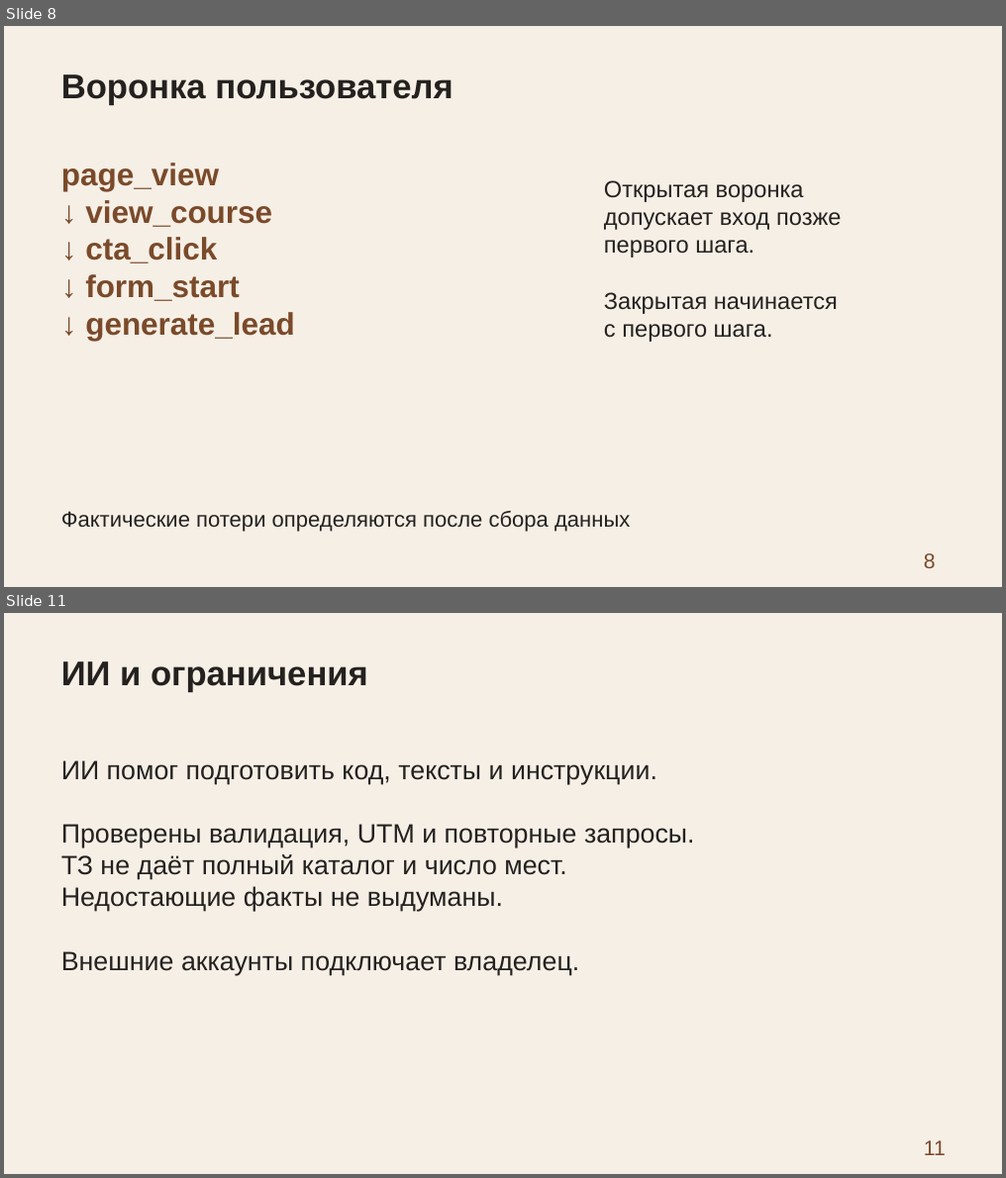
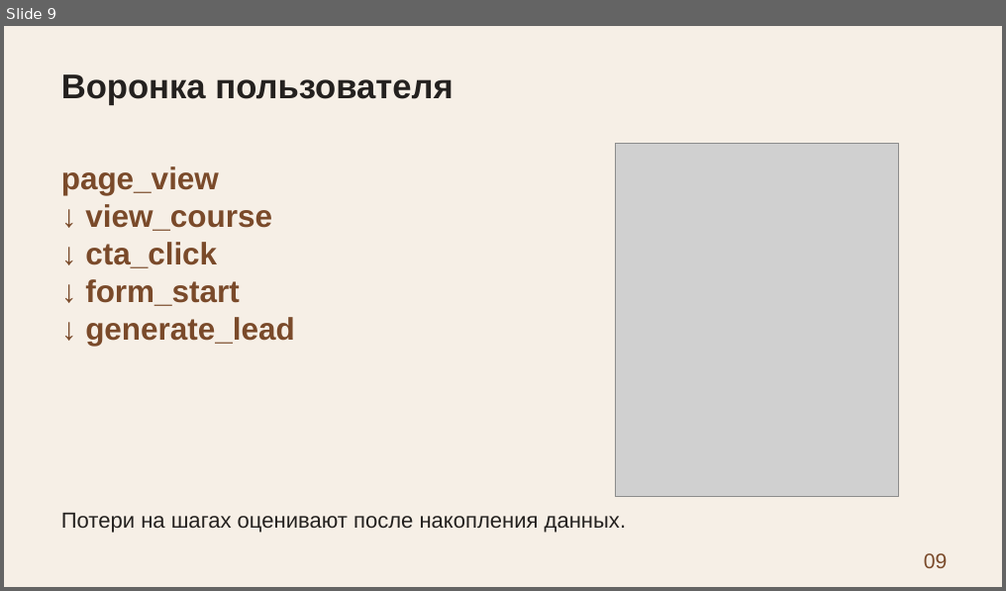
Before and after one commit to 4youmans/funnel-project, a slide deck: kursovaya_rabota/zerno7/presentation/zashchita.pptx. Shown one above the other, each under a label of ours: slides 8 and 11 before the commit, slide 9 after it; the slides between them are not shown. The pictures are 1006x1178 and 1006x591 pixels, drawn with LibreOffice and Linux fonts; fonts in the diff are those of the drawing; grey boxes stand for pictures. Boxes give left, top, right and bottom in pixels: in the first picture for what was removed or moved away, otherwise in the second. Text is boxed around its words. In the diff, an @@ line names an element or a change of style, - is before the commit and + after.

```diff
--- a/kursovaya_rabota/zerno7/presentation/zashchita.pptx
+++ b/kursovaya_rabota/zerno7/presentation/zashchita.pptx
@@ slide 11 removed at <box>4,613,1002,1174</box>, background #F6EFE6 @@
@@ text removed at <box>61,662,368,692</box> @@
-ИИ и ограничения
@@ text removed at <box>61,761,695,975</box> @@
-ИИ помог подготовить код, тексты и инструкции.
-Проверены валидация, UTM и повторные запросы.
-ТЗ не даёт полный каталог и число мест.
-Недостающие факты не выдуманы.
-Внешние аккаунты подключает владелец.
@@ text removed at <box>924,1141,945,1156</box> @@
-11
@@ what was slide 8 is now slide 9 @@
@@ slide 9 changed as well @@
@@ picture added at <box>616,143,899,497</box> @@
@@ text "page_view": place and size @@
-text "page_view" at <box>61,163,295,341</box>
+text "page_view" at <box>61,167,295,346</box>
@@ text removed at <box>604,180,842,342</box> @@
-Открытая воронка
-допускает вход позже
-первого шага.
-Закрытая начинается
-с первого шага.
@@ text at <box>61,513,626,533</box>: text changed @@
-Фактические потери определяются после сбора данных
+Потери на шагах оценивают после накопления данных.
@@ text at <box>924,554,947,569</box>: text changed @@
-8
+09
```
Also in this commit, not shown: 2 other slides changed, 11 slides added, 8 other slides removed, 1 other file.
